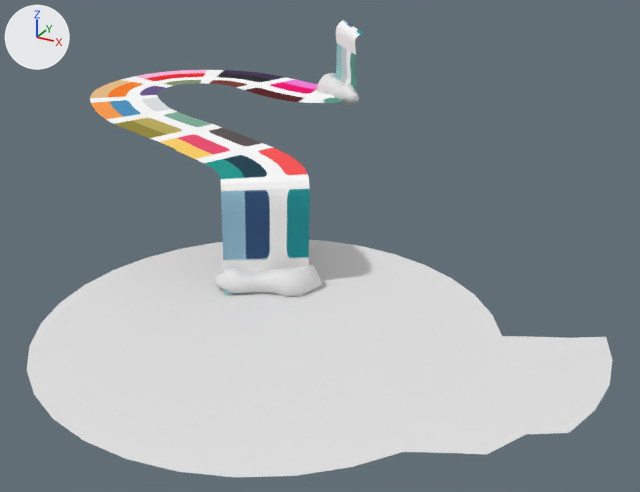
The glTF model public/models/tiramysu-waterfall.glb, before and after one commit.
Before and after are seen from a camera (50 mm lens) standing at (35.0, -66.1, 32.2) and looking at (2.0, -5.9, 2.1). Lighting does not change. The marker at upper left points along +X, +Y and +Z. The picture after the commit comes second. Where no turn or scale is listed for an object, it has been applied to the vertices. Vertices at exactly the same position are counted once.

In view in the first picture: 'Foam.000', 'Foam.001', 'Pond', 'Waterfall'.
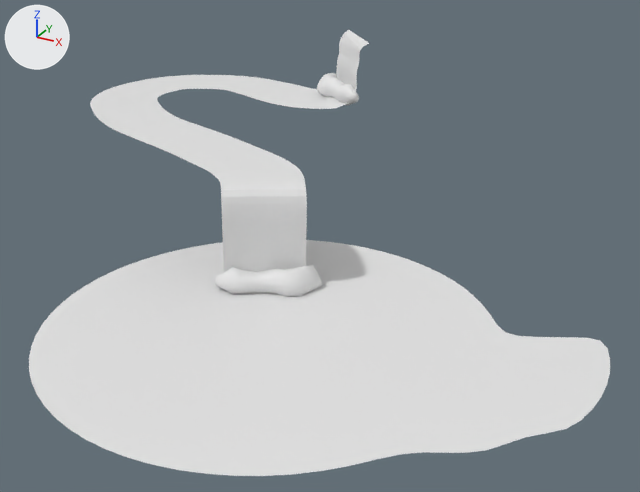
Pixel boxes (x1, y1, x2, y2) of what changed, in the pictures (640 x 492 px):
'Pond', reshaped, rescaled
    before: (27, 240, 613, 477)
    after: (29, 240, 610, 476)
'Waterfall', recoloured, reshaped
    before: (90, 20, 363, 295)
    after: (90, 29, 369, 292)

The change in detail:
me_circle is used by ob_pond; location (3.28, -16.38, -0.06); rotation (0.0, 0.0, 0.445), in degrees (0, 0, 25); scale (15.4, 15.4, 12.3).
me_circle had 194 vertices, 348 faces and spanned x -1.14..1.64, y -1.14..1.14, z -0.03.
me_circle now has 805 vertices, 1532 faces and spans x -1.13..1.62, y -1.13..1.13, z -0.03.
me_circle part 1: 37 vertices moved within x -1.11..1.61, y -1.11..1.11, z -0.03; 119 vertices removed from x -1.14..1.64, y -1.14..1.14, z -0.03; 730 vertices added at x -1.13..1.62, y -1.13..1.13, z -0.03.
me_plane_007 is used by ob_waterfall; location (0.0, 0.0, 10.96).
me_plane_007 had 852 vertices, 1410 faces and spanned x -33.5..2.9, y -13.3..21.9, z -11.3..5.0.
me_plane_007 no longer uses material mat_base_color.
me_plane_007 now has 852 vertices, 1410 faces and spans x -33.5..2.9, y -13.3..21.9, z -11.6..3.9.
me_plane_007 part 2: 852 of 852 vertices moved; they spanned x -33.5..2.9, y -13.3..21.9, z -11.3..5.0 and now span x -33.5..2.9, y -13.3..21.9, z -11.6..3.9; mean shift (0.0, 0.0, -0.6).
Object 'Pond' (ob_pond) is rescaled from (15.4, 15.4, 12.3) to (15.3, 15.3, 12.3).
